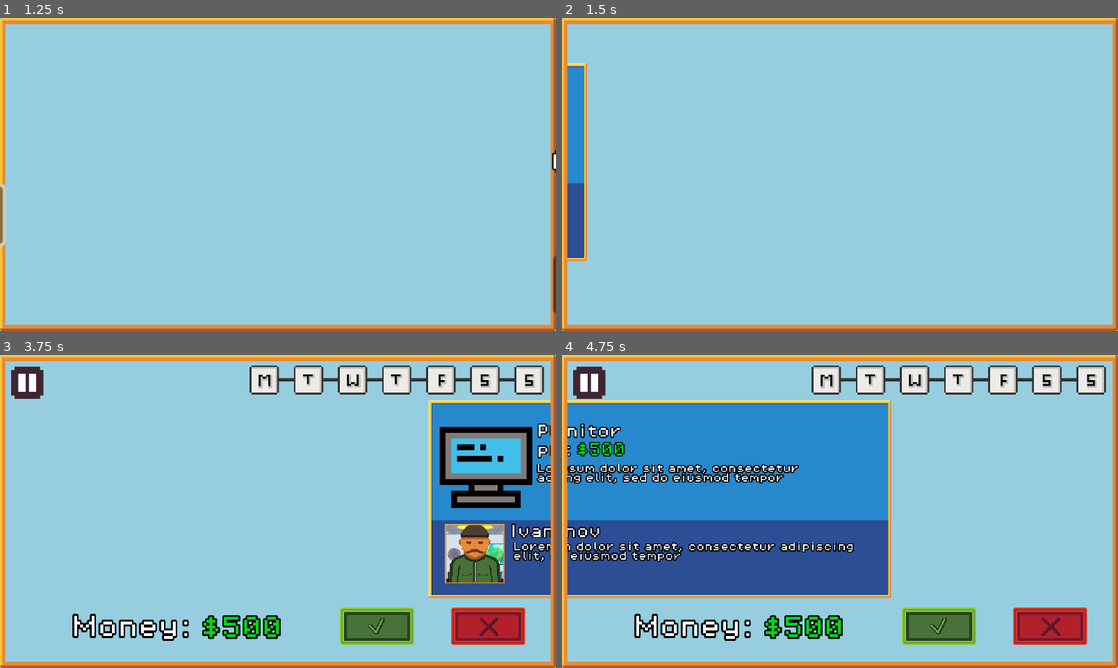
Above: before the commit, frames 1-4 (two rows, left to right).
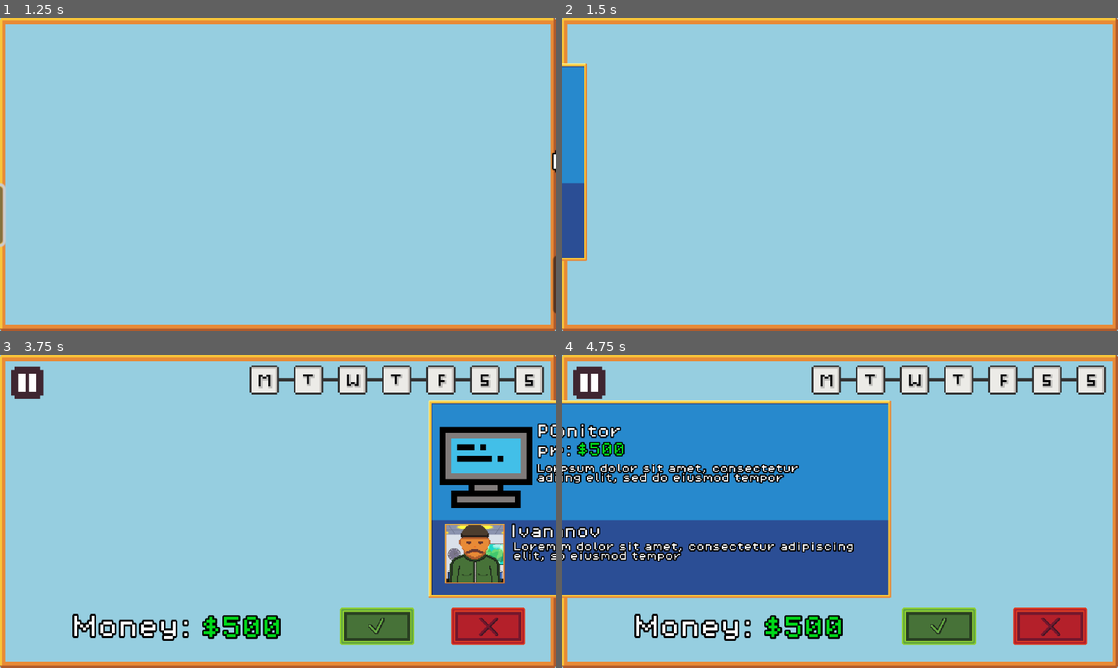
Above: after the commit, the same moments.

Repository: MartinR260/HackTUES11KVK
Game: Godot game, scene res://MainMenu.tscn
Two runs of this game, one before a commit and one after it. Both use one fixed random seed, a clock stepped at 60 frames per second and the inputs below. Sound files missing from this copy of the repository are replaced by a short silence.
Inputs (mouse positions are in pixels of both pictures, inside the frame that each line leads up to):
- Up to frame 1 (1.25 s): click "Start Game" at 0.5 s
- Up to frame 2 (1.5 s): no input
- Up to frame 3 (3.75 s): tap Space at 1.52 s; click (378, 630) at 2 s; click (378, 627) at 2.75 s; click (489, 627) at 3.5 s
- Up to frame 4 (4.75 s): click (1051, 627) at 4.25 s

Frame 1 is identical in both runs. In frame 2, 0.6% of the frame differs, in the area x 0-1%, y 14-78%; in frame 3, 0.6%, in the area x 99-100%, y 14-78%; in frame 4, 0.6%.
Error in both runs: Invalid access to property or key 'money' on a base object of type 'Nil'. (res://MainLoop.gd:52)

Commit message:
amogus2

Diff:
--- a/hacktues11/picktrademenu.tscn
+++ b/hacktues11/picktrademenu.tscn
@@ -454,6 +454,13 @@
 [node name="PickTradeMenu" type="Node2D"]
 script = ExtResource("1_d5g8s")
 
+[node name="TextureRect2" type="TextureRect" parent="."]
+offset_left = -451.0
+offset_top = -268.0
+offset_right = 509.0
+offset_bottom = 272.0
+texture = ExtResource("11_v6ff6")
+
 [node name="AnimationPlayer2" type="AnimationPlayer" parent="."]
 libraries = {
 &"": SubResource("AnimationLibrary_2aaya")
@@ -596,13 +603,6 @@
 offset_right = 256.0
 offset_bottom = 256.0
 texture = ExtResource("4_qgkdj")
-
-[node name="TextureRect2" type="TextureRect" parent="."]
-offset_left = -451.0
-offset_top = -268.0
-offset_right = 509.0
-offset_bottom = 272.0
-texture = ExtResource("11_v6ff6")
 
 [node name="Camera2D" type="Camera2D" parent="."]
 position = Vector2(29, 2)
--- a/hacktues11/scroll_container.gd
+++ b/hacktues11/scroll_container.gd
@@ -5,6 +5,13 @@
 @onready var http_request: HTTPRequest = $HTTPRequest
 @onready var loading_timer: Timer = $LoadingTimer  # Added Timer node
 const PIXEL_OPERATOR_8 = preload("res://assets/fonts/PixelOperator8.ttf")
+
+@onready var money_amount: Label = $"../OfferInfo/moneyAmount"
+@onready var texture_rect: TextureRect = $"../OfferInfo/TextureRect"
+@onready var price: Label = $"../OfferInfo/priceAmount"
+@onready var item_name: Label = $"../OfferInfo/priceLabel2"
+@onready var trade_description: Label = $"../OfferInfo/TradeDescription"
+
 
 # A variable to hold the label we create for the AI response.
 var current_response_label: Label = null
Not shown: 2 places in hacktues11/picktrademenu.tscn that only renumber resources
